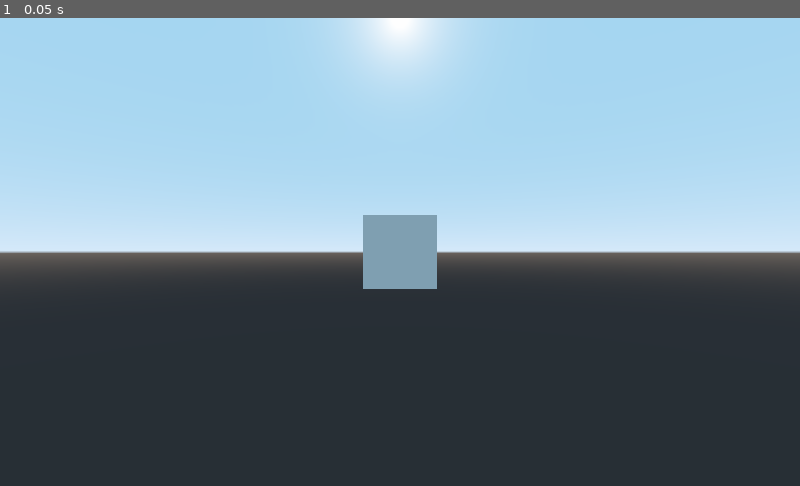
Above: before the commit, frame 1.
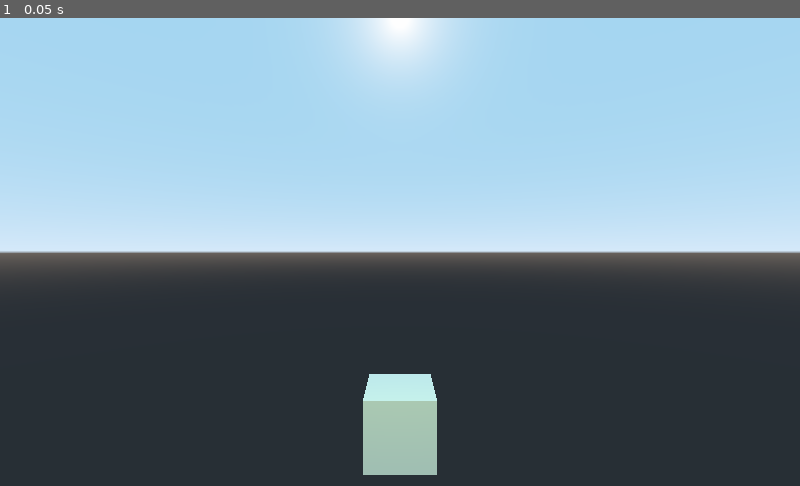
Above: after the commit, the same moment.

Repository: technicat/learngodot
Game: Godot game, scene res://cube.tscn
Same seed, same stepped clock (60 frames per second), same inputs: the game is played once before the commit and once after it.
Inputs:
- Up to frame 1 (0.05 s): no input

The runs differ from the first frame. In frame 1, 3.4% of the frame differs, in the area x 45-55%, y 42-98%.

Commit message:
add light

Diff:
--- a/chapter3/cube.tscn
+++ b/chapter3/cube.tscn
@@ -1,16 +1,20 @@
-[gd_scene load_steps=2 format=2]
+[gd_scene load_steps=3 format=2]
 
 [sub_resource type="CubeMesh" id=1]
 
+[sub_resource type="Skin" id=2]
+
 [node name="Scene" type="Spatial"]
 
-[node name="CameraNode" type="Spatial" parent="."]
-transform = Transform( 1, 0, 0, 0, 1, 0, 0, 0, 1, 0, 0, 10 )
+[node name="Camera" type="Camera" parent="."]
+transform = Transform( 1, 0, 0, 0, 1, 0, 0, 0, 1, 0, 5, 10 )
 
-[node name="Camera" type="Camera" parent="CameraNode"]
+[node name="Cube" type="MeshInstance" parent="."]
+mesh = SubResource( 1 )
+skin = SubResource( 2 )
+material/0 = null
 
-[node name="CubeNode" type="Spatial" parent="."]
-
-[node name="Cube" type="MeshInstance" parent="CubeNode"]
-mesh = SubResource( 1 )
-material/0 = null
+[node name="OmniLight" type="OmniLight" parent="."]
+transform = Transform( 1, 0, 0, 0, 1, 0, 0, 0, 1, 0, 10, 10 )
+light_color = Color( 0.87451, 0.964706, 0.0588235, 1 )
+omni_range = 20.0
